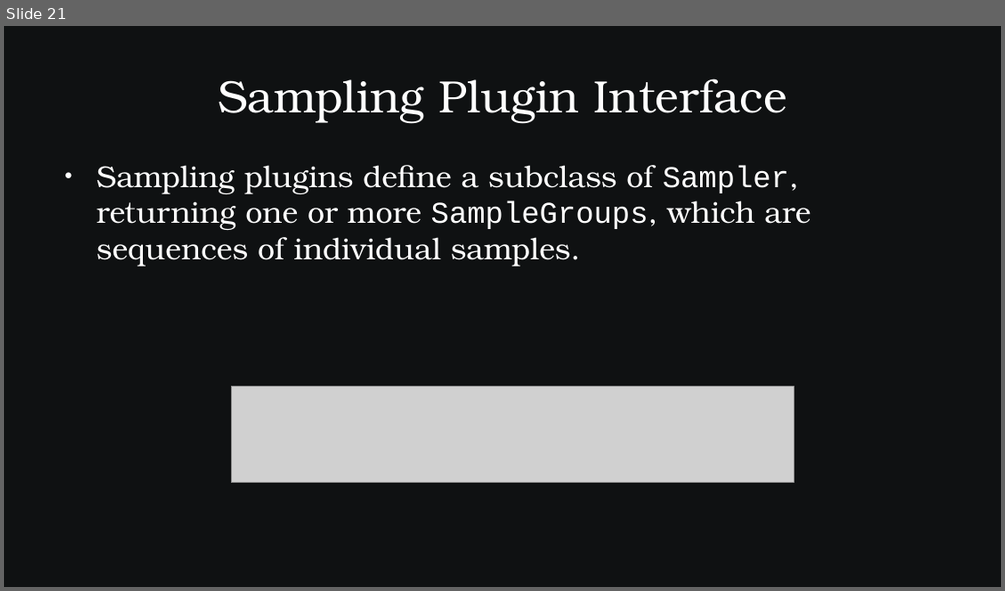
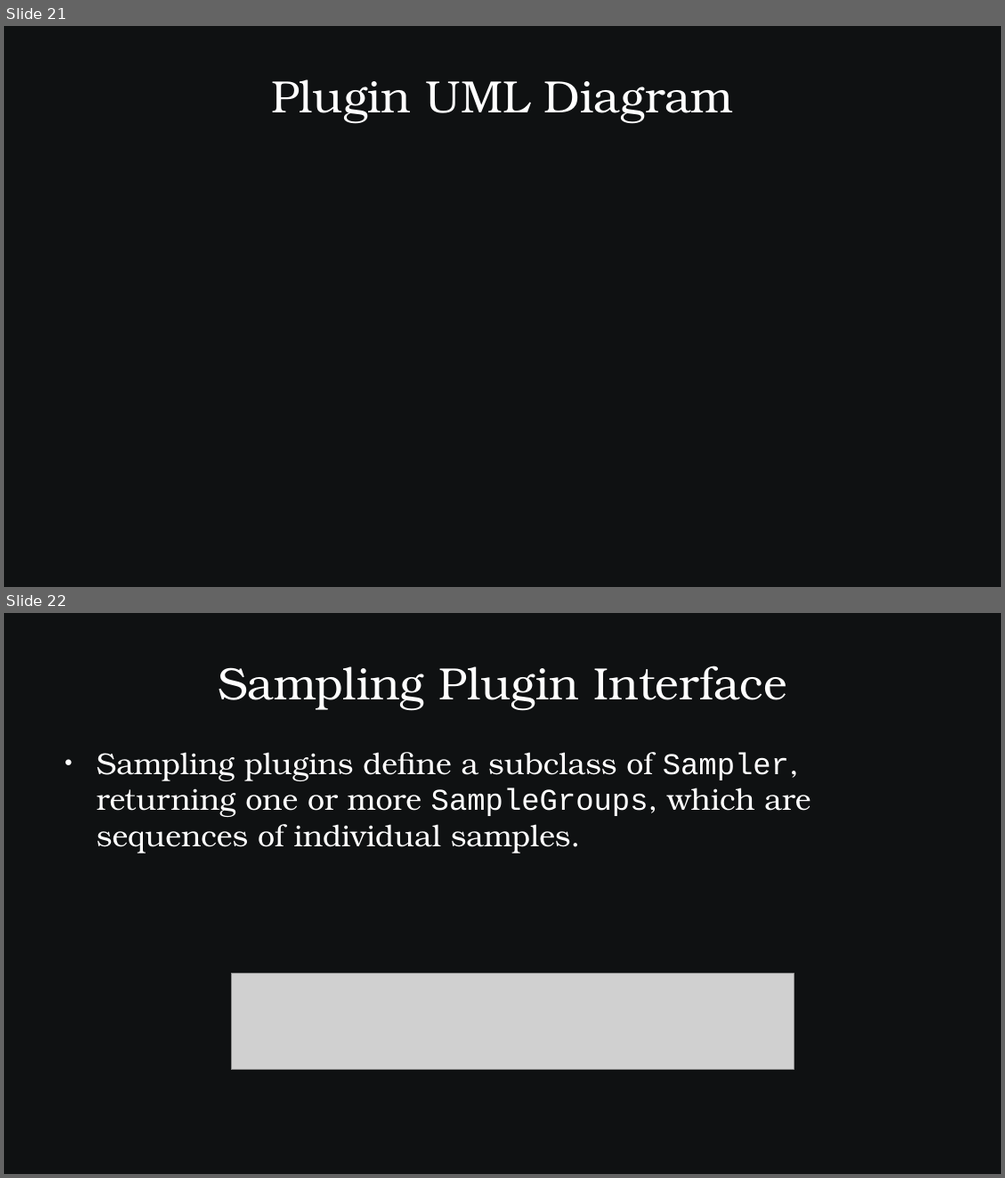
Before and after one commit to SamAllen06/lake_temp_work, a slide deck: documentation/for_collaborators/TestingSoftwareOverview.odp. Shown one above the other, each under a label of ours: slide 21 before the commit, slides 21 and 22 after it. The pictures are 1005x591 and 1005x1178 pixels, drawn with LibreOffice and Linux fonts; fonts in the diff are those of the drawing; grey boxes stand for pictures. Boxes give left, top, right and bottom in pixels: in the first picture for what was removed or moved away, otherwise in the second. Text is boxed around its words. In the diff, an @@ line names an element or a change of style, - is before the commit and + after.

Commit message:
Update constants/inputs/outputs table and create plugin example

```diff
--- a/documentation/for_collaborators/TestingSoftwareOverview.odp
+++ b/documentation/for_collaborators/TestingSoftwareOverview.odp
@@ slide 21 added at <box>4,26,1001,587</box>, background #0F1112 @@
@@ title added at <box>271,79,734,124</box>, 36 pt, text #FFFFFF @@
+Plugin UML Diagram
@@ what was slide 21 is now slide 22 @@
```
Also in this commit, not shown: 4 slides changed, 2 other files.
